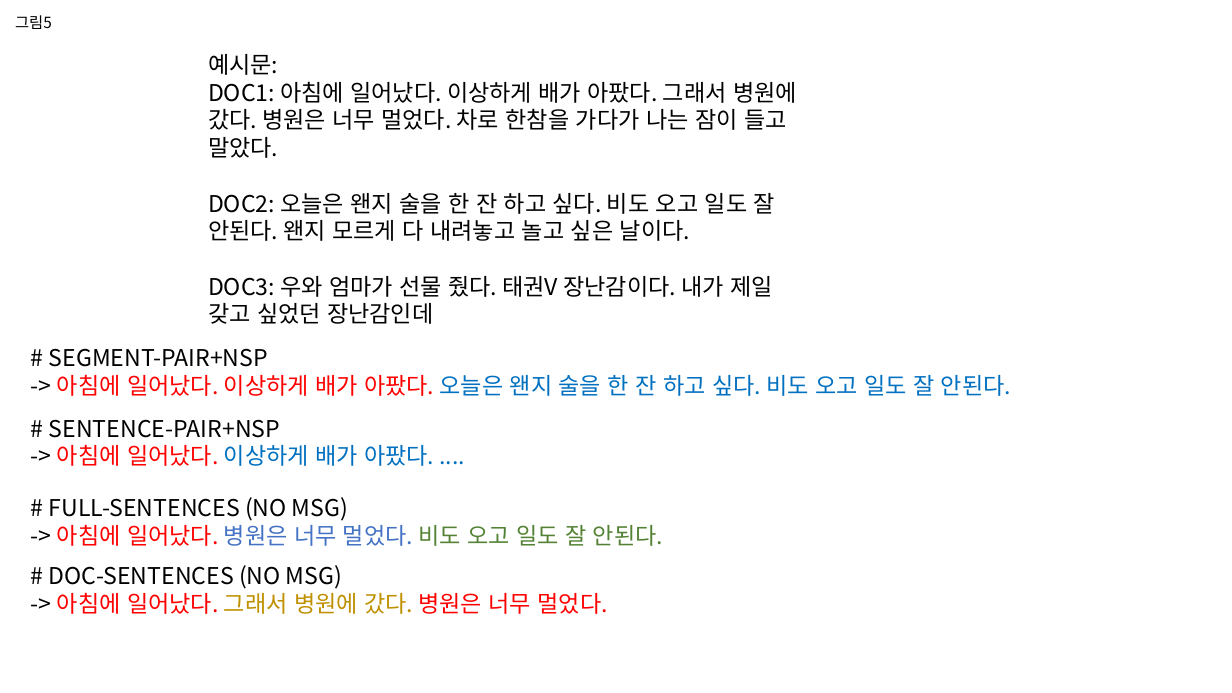
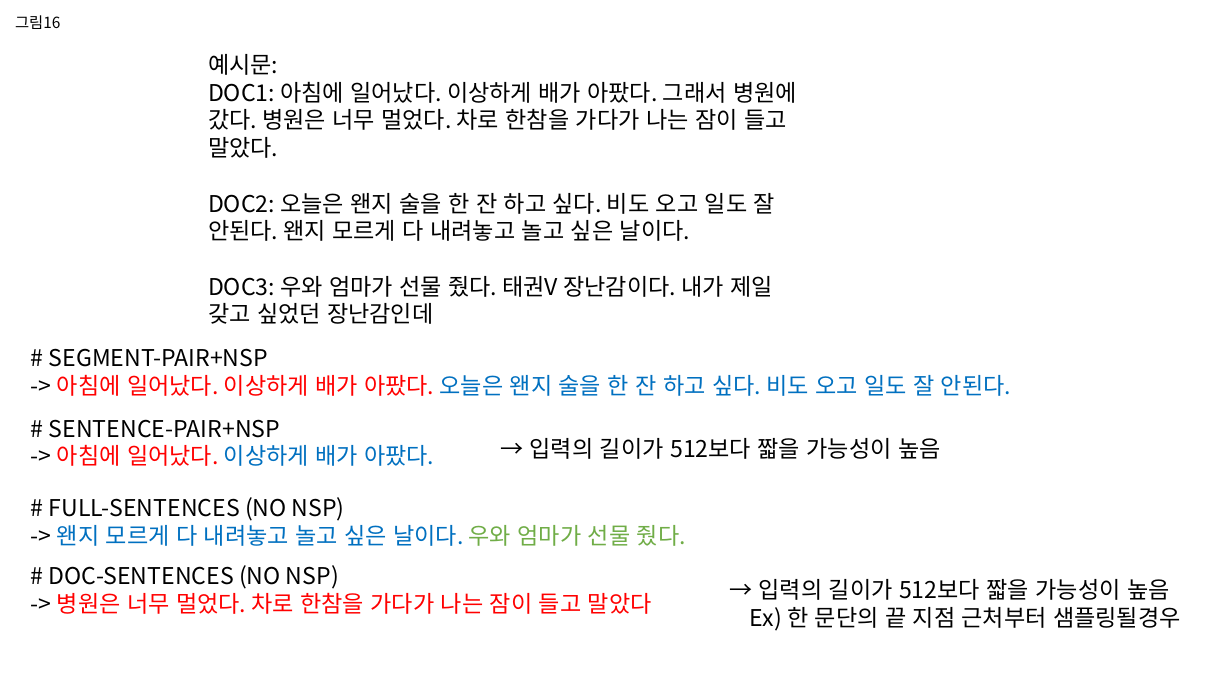
Before and after one commit to jinkilee/hello-transformer, a slide deck: slide 15 of draft/chapter5.pptx (slide 5 before the commit). Drawn at 1232x693 pixels with LibreOffice and Linux fonts; fonts in the diff are those of the drawing. Boxes give left, top, right and bottom in pixels: in the first picture for what was removed or moved away, otherwise in the second. Text is boxed around its words. In the diff, an @@ line names an element or a change of style, - is before the commit and + after.

```diff
--- a/draft/chapter5.pptx
+++ b/draft/chapter5.pptx
@@ text at <box>15,15,60,29</box>: text changed @@
-그림5
+그림16
@@ text added at <box>530,438,941,459</box>, 18 pt, text #000000 @@
+→ 입력의 길이가 512보다 짧을 가능성이 높음
@@ text at <box>49,497,686,546</box>: text changed @@
-# FULL-SENTENCES (NO MSG)
--> 아침에 일어났다. 병원은 너무 멀었다. 비도 오고 일도 잘 안된다.
+# FULL-SENTENCES (NO NSP)
+-> 왠지 모르게 다 내려놓고 놀고 싶은 날이다. 우와 엄마가 선물 줬다.
@@ text at <box>49,565,652,614</box>: text changed; text colour #000000 to #FF0000 @@
-# DOC-SENTENCES (NO MSG)
--> 아침에 일어났다. 그래서 병원에 갔다. 병원은 너무 멀었다.
+# DOC-SENTENCES (NO NSP)
+-> 병원은 너무 멀었다. 차로 한참을 가다가 나는 잠이 들고 말았다
@@ text added at <box>750,579,1181,631</box>, 18 pt, text #000000 @@
+→ 입력의 길이가 512보다 짧을 가능성이 높음
+Ex) 한 문단의 끝 지점 근처부터 샘플링될경우
```
Also in this commit, not shown: 7 other slides changed, 5 slides added, 1 other file.
